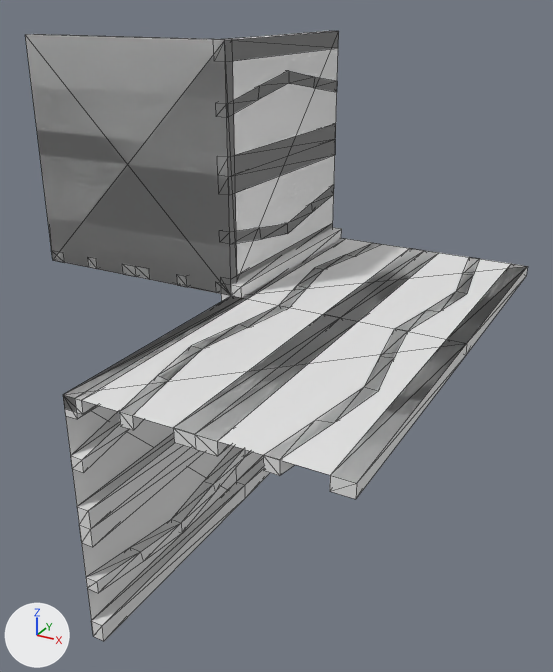
One commit to the OBJ model Data/bmc/tiles/t_217.obj: the scene before it, then after it.
The view is the same before and after, from a 50 mm camera at (0.808, -1.274, 0.568) aimed at (0.099, 0.016, -0.077). Lighting does not change. The marker at lower left points along +X, +Y and +Z. Mesh edges are drawn as thin lines. Where no turn or scale is listed for an object, it has been applied to the vertices.

In view in the first picture: 't_217'.
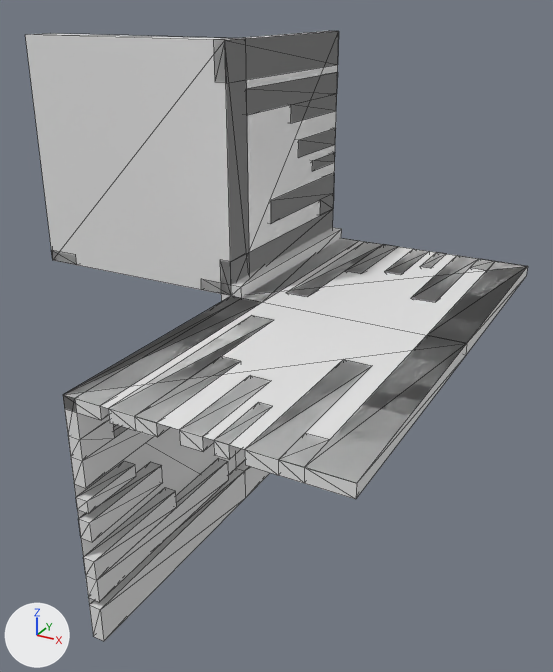
What differs and where, as boxes (x1, y1, x2, y2) in the pictures (553 x 672 px; the box of a moved part takes in the faces that stretch with it):
part 1 of me_t_217, added: after (298, 129, 336, 157)
part 2 of me_t_217, added: after (76, 461, 136, 514)
part 3 of me_t_217, added: after (312, 153, 335, 171)
part 4 of me_t_217, added: after (79, 462, 163, 542)
part 5 of me_t_217, added: after (420, 252, 446, 268)
part 6 of me_t_217, added: after (214, 402, 270, 460)
part 7 of me_t_217, added: after (385, 249, 429, 275)
part 8 of me_t_217, added: after (179, 375, 271, 452)
part 9 of me_t_217, rebuilt (not visible afterwards): before (86, 446, 252, 593)
part 10 of me_t_217, rebuilt (37% narrower, 35% shorter): before (119, 243, 381, 430); after (108, 315, 273, 437)
part 11 of me_t_217, rebuilt (not visible afterwards): before (177, 274, 187, 287)
part 12 of me_t_217, rebuilt: before (215, 71, 337, 117); after (246, 72, 337, 123)
part 13 of me_t_217, added: after (83, 458, 228, 602)
part 14 of me_t_217, added: after (288, 242, 398, 297)
part 15 of me_t_217, deleted: before (217, 124, 336, 195)
part 16 of me_t_217, deleted: before (122, 264, 150, 279)
part 17 of me_t_217, moved or reshaped: (28, 31, 527, 641) in both

The edits, one by one:
me_t_217 is used by ob_t_217; location (0.0, 0.0, 0.0).
me_t_217 had 360 vertices, 726 faces and spanned x -0.5..0.5, y -0.5..0.5, z -0.5..0.5.
me_t_217 now has 328 vertices, 587 faces and spans x -0.5..0.5, y -0.5..0.5, z -0.5..0.5.
me_t_217 part 1: a new loose piece, a box spanning x -0.025..0.0, y 0.3..0.5, z 0.237..0.277.
me_t_217 part 2: a new loose piece, a box spanning x 0.0..0.025, y -0.5..-0.374, z -0.218..-0.193.
me_t_217 part 3: a new loose piece, a box spanning x -0.025..0.0, y 0.374..0.5, z 0.193..0.218.
me_t_217 part 4: a new loose piece, a box spanning x 0.0..0.025, y -0.5..-0.3, z -0.277..-0.237.
me_t_217 part 5: a new loose piece, a box spanning x 0.282..0.307, y 0.374..0.5, z -0.025..0.0.
me_t_217 part 6: a new loose piece, a box spanning x 0.282..0.307, y -0.5..-0.374, z -0.025..0.0.
me_t_217 part 7: a new loose piece, a box spanning x 0.223..0.263, y 0.3..0.5, z -0.025..0.0.
me_t_217 part 8: a new loose piece, a box spanning x 0.223..0.263, y -0.5..-0.3, z -0.025..0.0.
me_t_217 part 9: the loose piece of 36 vertices spanning x 0.0..0.025, y -0.5..0.5, z -0.429..-0.362 is rebuilt with 14 vertices and now spans x 0.0..0.025, y 0.071..0.5, z -0.408..-0.318.
me_t_217 part 10: the loose piece of 36 vertices spanning x 0.071..0.138, y -0.5..0.5, z -0.025..0.0 is rebuilt with 14 vertices and now spans x 0.092..0.182, y -0.5..-0.071, z -0.025..0.0.
me_t_217 part 11: the loose piece of 20 vertices spanning x -0.138..-0.071, y 0.0..0.5, z 0.0..0.025 is rebuilt with 14 vertices and now spans x -0.182..-0.092, y 0.071..0.5, z 0.0..0.025.
me_t_217 part 12: the loose piece of 20 vertices spanning x -0.025..0.0, y 0.0..0.5, z 0.362..0.429 is rebuilt with 14 vertices and now spans x -0.025..0.0, y 0.071..0.5, z 0.318..0.408.
me_t_217 part 13: a new loose piece of 14 vertices spanning x 0.0..0.025, y -0.5..-0.071, z -0.408..-0.318.
me_t_217 part 14: a new loose piece of 14 vertices spanning x 0.092..0.182, y 0.071..0.5, z -0.025..0.0.
me_t_217 part 15: the loose piece of 12 vertices spanning x -0.025..0.0, y 0.0..0.5, z 0.212..0.287 is deleted.
me_t_217 part 16: the loose piece of 12 vertices spanning x -0.287..-0.213, y 0.0..0.5, z 0.0..0.025 is deleted.
me_t_217 part 17: 192 vertices removed from x -0.5..0.463, y -0.5..0.5, z -0.463..0.5; 116 vertices added at x -0.5..0.425, y -0.5..0.5, z -0.425..0.5.
